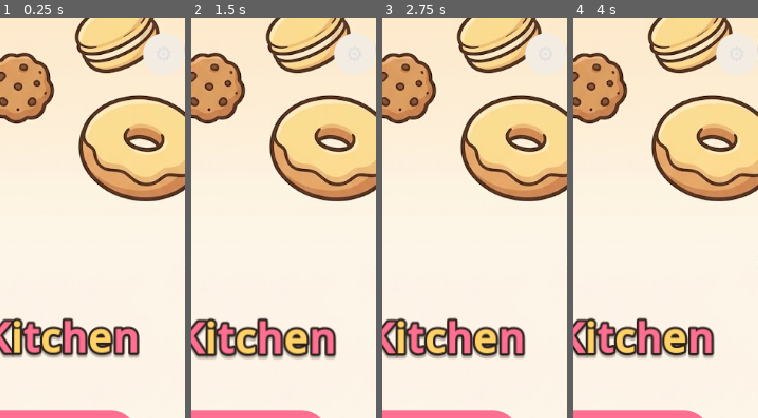
Above: before the commit, frames 1-4 (left to right).
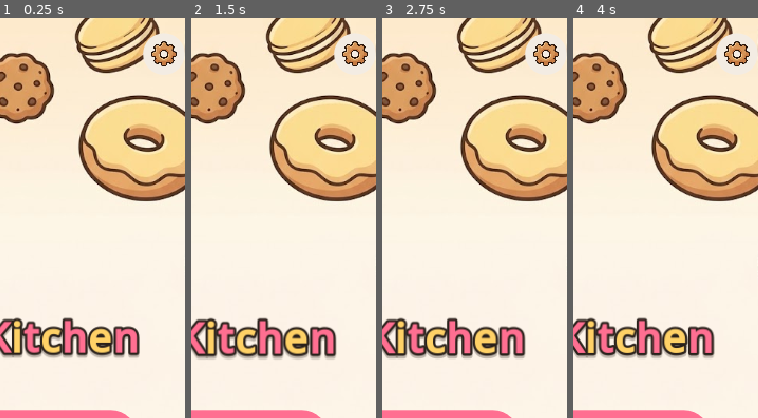
Above: after the commit, the same moments.

Repository: yellyB/game-slot-kitchen
Game: Godot game, scene res://scenes/Main.tscn
Two runs of this game, one before a commit and one after it. Both use one fixed random seed, a clock stepped at 60 frames per second and the inputs below. Sound files missing from this copy of the repository are replaced by a short silence.
Inputs (mouse positions are % of the whole screen's width and height, from its top left):
- Up to frame 1 (0.25 s): no input
- Up to frame 2 (1.5 s): click (21, 5) at 0.5 s; click "돈+10만" at 1.25 s
- Up to frame 3 (2.75 s): click "돈-5만" at 2 s
- Up to frame 4 (4 s): click "손님내보냄" at 2.75 s; click (10, 95) at 3.52 s
The pictures show only the part of the screen within x 46-96%, y 0-50%; the shares and areas given below are measured in that part.

The runs differ from the first frame. In frame 1, 0.6% of the frame differs, in the area x 81-96%, y 5-12%; in frame 2, 0.6%; in frame 3, 0.6%; in frame 4, 0.6%.

Commit message:
UI: 타이틀 설정 버튼 ⚙️ 이모지 → 손그림 톱니 아이콘(settings.png)
Co-Authored-By: Claude Opus 4.8 (1M context) <noreply@anthropic.com>

Diff:
--- a/scripts/title_screen.gd
+++ b/scripts/title_screen.gd
@@ -69,10 +69,9 @@
 	Audio.attach_click(tut)   # 튜토리얼 버튼 클릭음
 	v.add_child(tut)
 
-	# 우상단 설정 버튼(⚙️) → 설정 오버레이
+	# 우상단 설정 버튼(톱니 손그림) → 설정 오버레이
 	var gear := Button.new()
-	gear.text = "⚙️"
-	gear.add_theme_font_size_override("font_size", 22)
+	gear.add_child(UI.ui_btn_icon("settings", 30))   # ⚙️ 이모지 대신 손그림 아이콘
 	gear.add_theme_stylebox_override("normal", UI.chip(Palette.COCOA_100))
 	gear.add_theme_stylebox_override("hover", UI.chip(Palette.COCOA_200))
 	gear.add_theme_stylebox_override("pressed", UI.chip(Palette.COCOA_200))
Binary file added: assets/art/ui/settings.png
Not shown, added: assets/art/ui/settings.png.import
